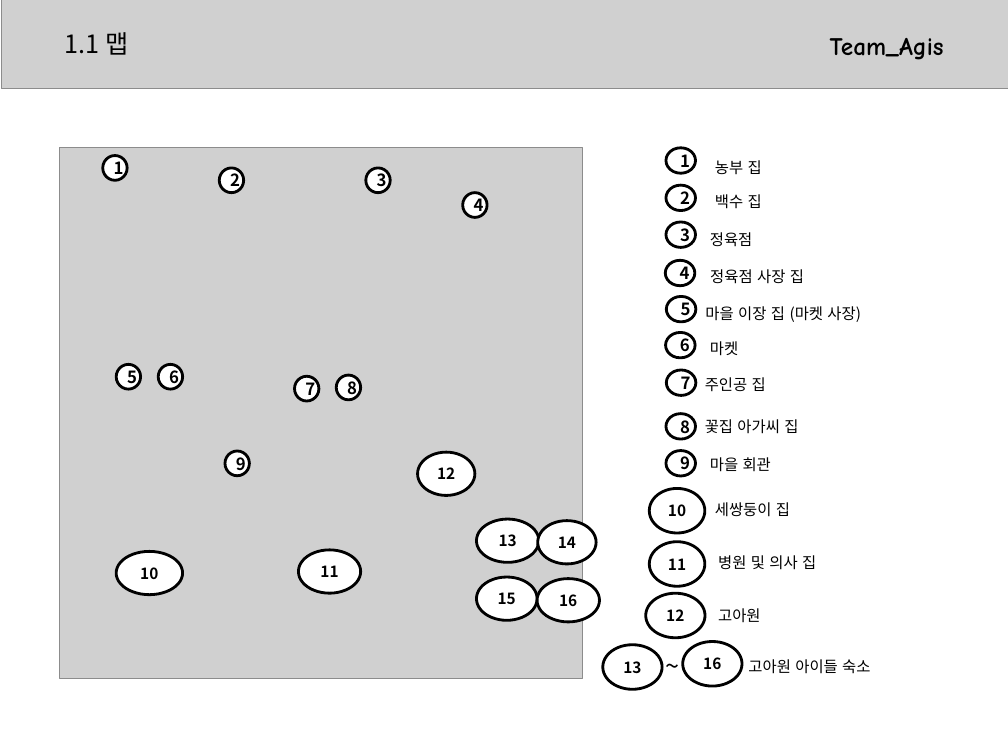
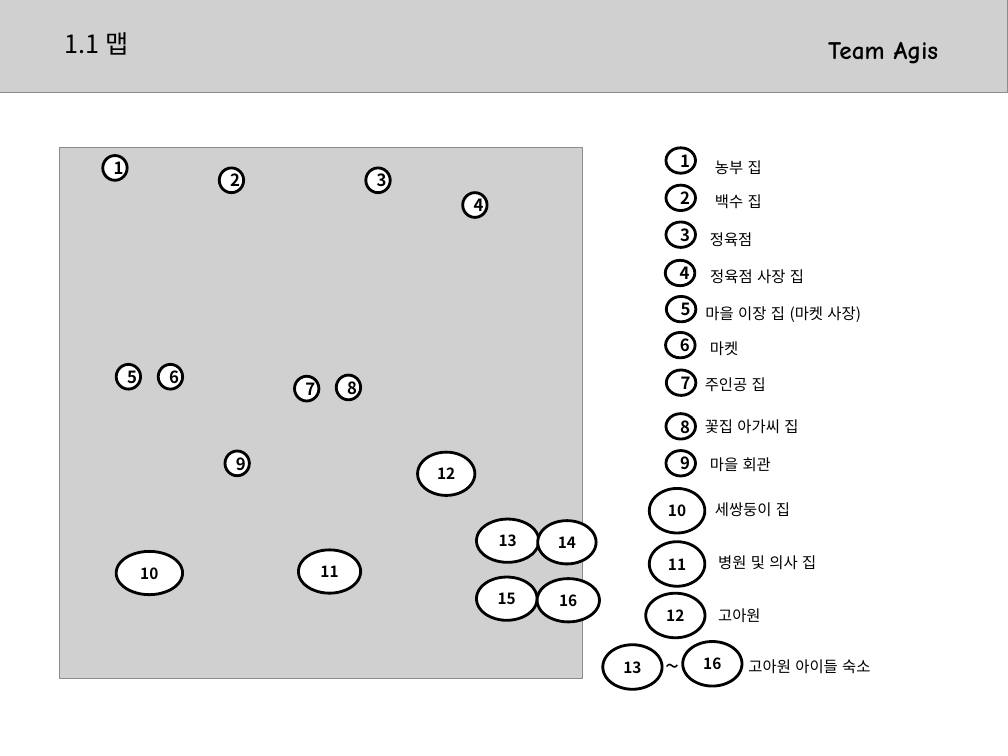
Before and after one commit to kjpark102312/Jagu_Agis, a slide deck: slide 1 of Documents/Agis.pptx. Drawn at 1008x756 pixels with LibreOffice and Linux fonts; fonts in the diff are those of the drawing; grey boxes stand for pictures. Boxes give left, top, right and bottom in pixels: in the first picture for what was removed or moved away, otherwise in the second. Text is boxed around its words. In the diff, an @@ line names an element or a change of style, - is before the commit and + after.

```diff
--- a/Documents/Agis.pptx
+++ b/Documents/Agis.pptx
@@ picture: place and size @@
-picture at (2, 0, 1008, 89)
+picture at (0, 0, 1008, 93)
@@ text at (828, 42, 939, 64): text changed @@
-Team_Agis
+Team Agis
```
Also in this commit, not shown: 1 slide added.
